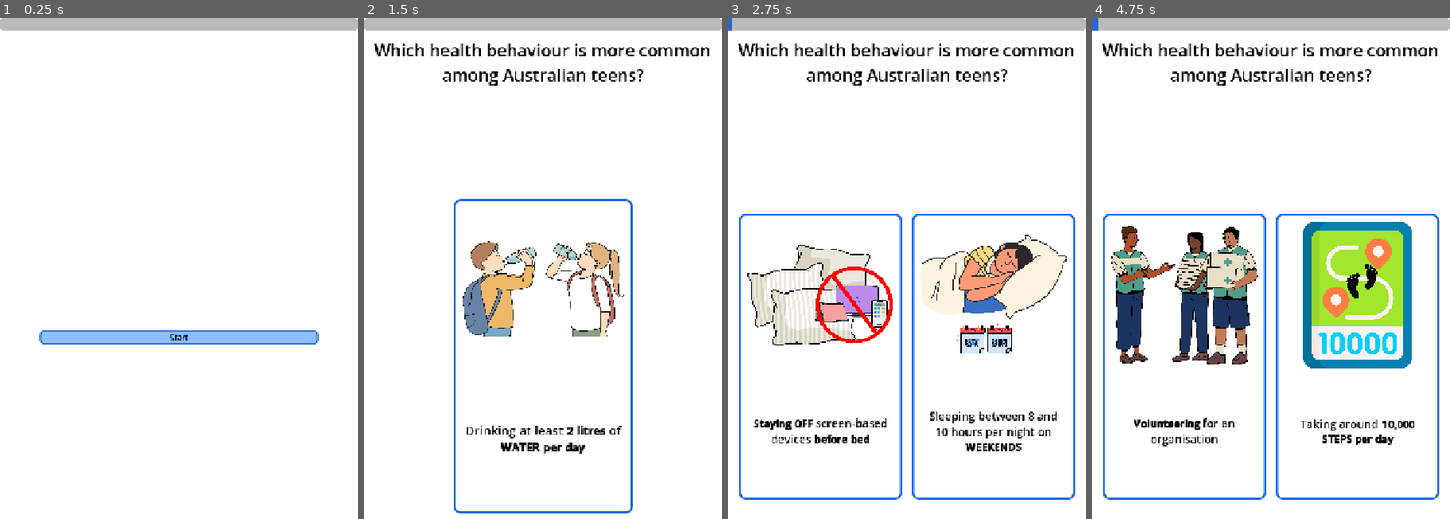
Above: before the commit, frames 1-4 (left to right).
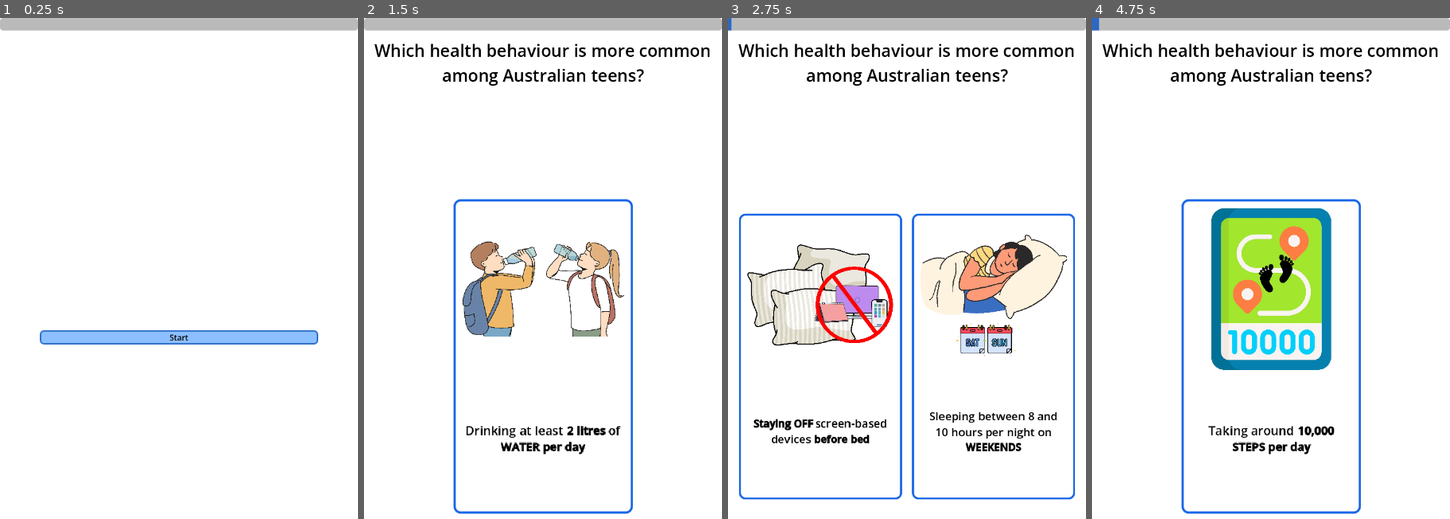
Above: after the commit, the same moments.

Repository: wwang25/social-sampling-test5
Game: Godot game, scene res://main.tscn
Two runs of this game, one before a commit and one after it. Both use one fixed random seed, a clock stepped at 60 frames per second and the inputs below.
Inputs (mouse positions are in pixels of both pictures, inside the frame that each line leads up to):
- Up to frame 1 (0.25 s): no input
- Up to frame 2 (1.5 s): click "Start" at 0.5 s; tap Enter at 1.25 s; drag from (457, 358) to (578, 198) at 1.27 s
- Up to frame 3 (2.75 s): drag from (835, 368) to (889, 463) at 2.02 s
- Up to frame 4 (4.75 s): tap Space at 2.75, 4.25 s; move the mouse to (1356, 358) at 2.77 s; click (1356, 358) at 2.92 s; tap Enter at 3.5 s; drag from (1253, 463) to (1163, 243) at 3.52 s; move the mouse to (1378, 433) at 4.27 s; click (1378, 433) at 4.42 s

The runs differ from the first frame. In frame 1, less than 0.1% of the frame differs, in the area x 0-100%, y 0-66%; in frame 2, 3.6%; in frame 3, 5.6%; in frame 4, 24%, in the area x 0-100%, y 0-100%.

Commit message:
Update blurry font

Diff:
--- a/option_card.gd
+++ b/option_card.gd
@@ -42,6 +42,8 @@
 	_add_border()
 	if name == "LeftCard":
 		_debug_tree(self, 0)  # TEMPORARY: remove once the gray is found
+		_ignore_mouse(self)
+	mouse_filter = Control.MOUSE_FILTER_STOP
 
 
 # TEMPORARY: prints every node in the card with its type and anything that could paint grey.
@@ -80,6 +82,8 @@
 	frame.mouse_filter = Control.MOUSE_FILTER_IGNORE  # clicks still reach the card
 	frame.set_anchors_preset(Control.PRESET_FULL_RECT)
 	move_child(frame, 0)                # draw behind the image and text
+	_ignore_mouse(self)
+	mouse_filter = Control.MOUSE_FILTER_STOP
 
 	# Make sure nothing inside the card paints its own grey background.
 	var clear := StyleBoxEmpty.new()
@@ -156,6 +160,11 @@
 		.set_trans(Tween.TRANS_QUAD).set_ease(Tween.EASE_OUT)
 	tween.tween_property(self, "scale", Vector2.ONE * base_scale * 1.1, 0.15)
 
+func _ignore_mouse(node: Node) -> void:
+	for child in node.get_children():
+		if child is Control:
+			child.mouse_filter = Control.MOUSE_FILTER_IGNORE
+		_ignore_mouse(child)
 
 # Called by main.gd whenever the screen size changes.
 func set_layout(pos: Vector2, new_scale: float) -> void:
--- a/project.godot
+++ b/project.godot
@@ -19,8 +19,7 @@
 
 window/size/viewport_width=720
 window/size/viewport_height=1280
-window/stretch/mode="canvas_items"
-window/stretch/aspect="expand"
+window/stretch/scale_mode="integer"
 window/handheld/orientation=6
 
 [physics]
Not shown, changed: devicetest3/social-sampling-test.pck
